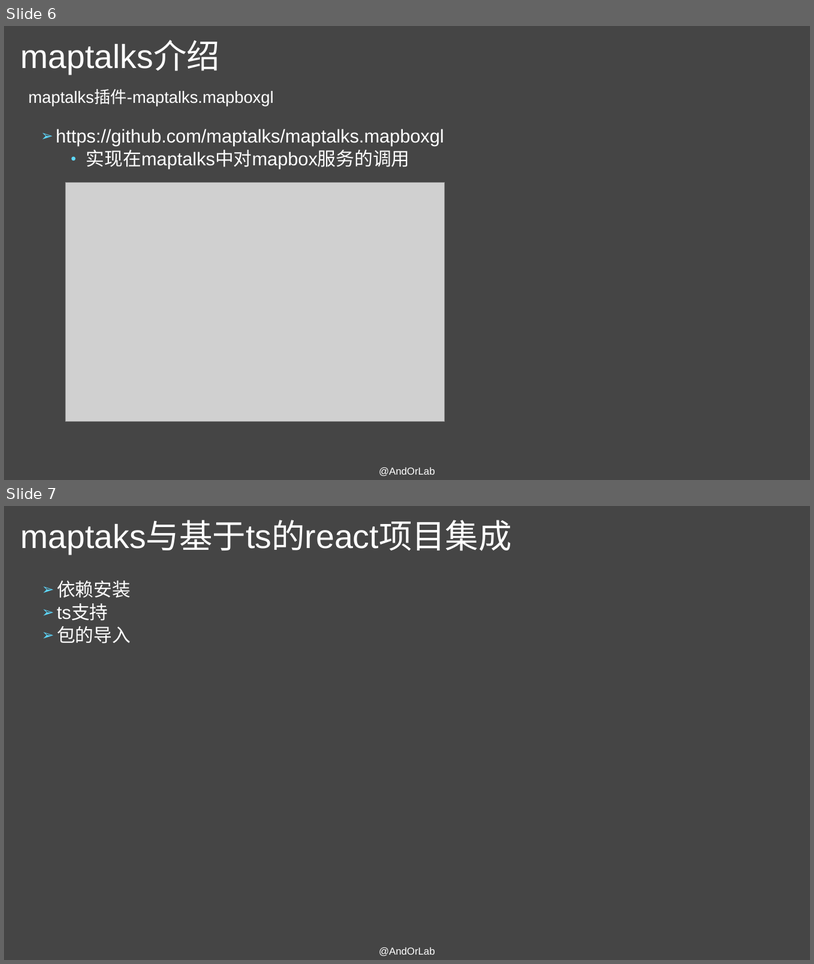
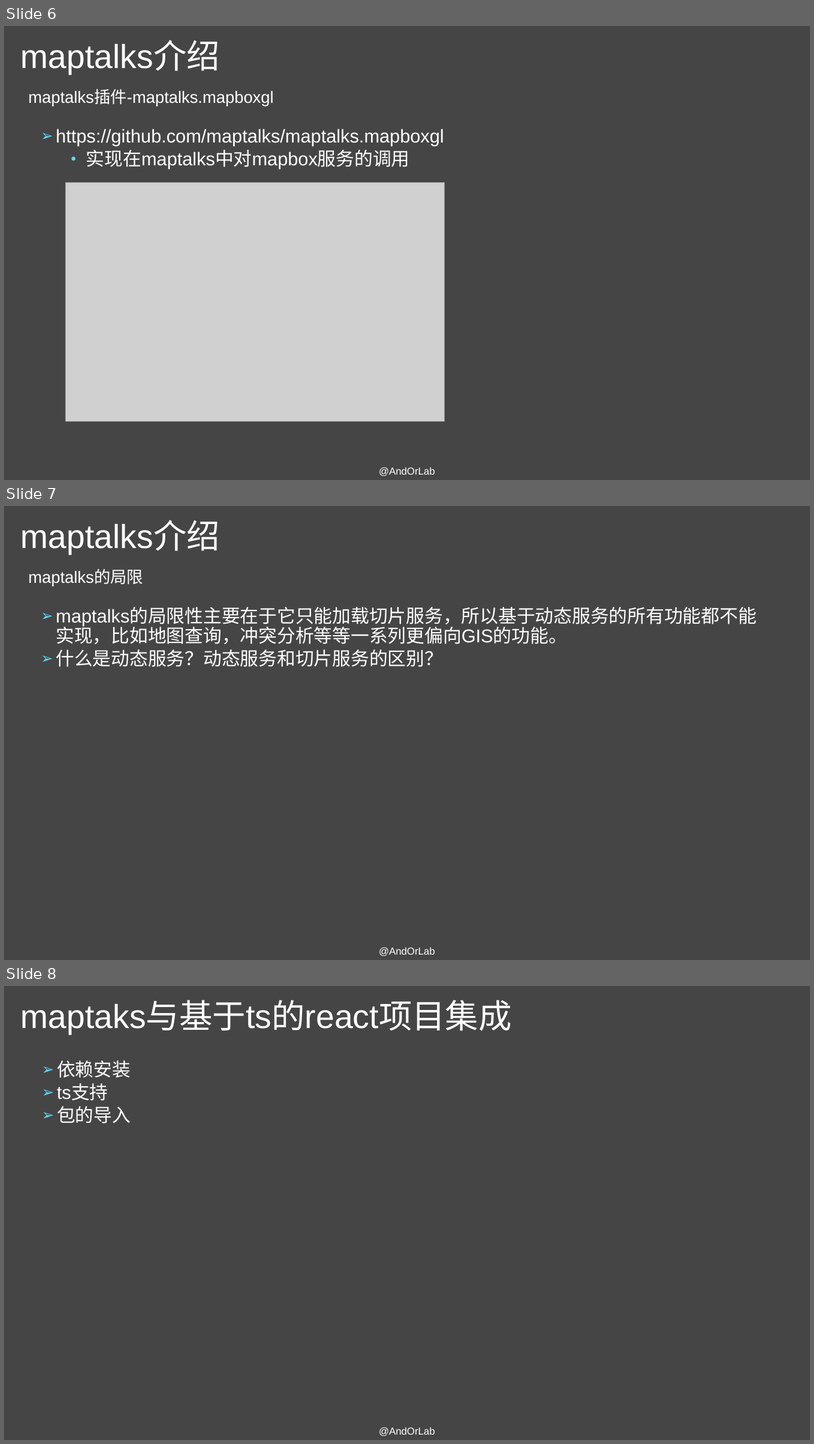
Before and after one commit to AndorLab/TodoList, a slide deck: contents/2018-11-14-杜秀秀/maptalks使用基础.pptx. Shown one above the other, each under a label of ours: slides 6 and 7 before the commit, slides 6, 7 and 8 after it. The pictures are 814x964 and 814x1444 pixels, drawn with LibreOffice and Linux fonts; fonts in the diff are those of the drawing; grey boxes stand for pictures. Boxes give left, top, right and bottom in pixels: in the first picture for what was removed or moved away, otherwise in the second. Text is boxed around its words. In the diff, an @@ line names an element or a change of style, - is before the commit and + after.

Commit message:
maptalks相关

```diff
--- a/contents/2018-11-14-杜秀秀/maptalks使用基础.pptx
+++ b/contents/2018-11-14-杜秀秀/maptalks使用基础.pptx
@@ slide 7 added at [4,506,810,960], background #454545 @@
@@ title added at [20,522,220,554], 39.6 pt, text #FFFFFF @@
+maptalks介绍
@@ text added at [29,570,144,586], 19.6 pt, text #FFFFFF @@
+maptalks的局限
@@ text added at [56,608,756,667], 22 pt, text #FFFFFF @@
+➢ maptalks的局限性主要在于它只能加载切片服务，所以基于动态服务的所有功能都不能实现，比如地图查询，冲突分析等等一系列更偏向GIS的功能。
+➢ 什么是动态服务？动态服务和切片服务的区别？
@@ text added at [379,947,435,956], 12 pt, text #FFFFFF @@
+@AndOrLab
@@ what was slide 7 is now slide 8 @@
```
